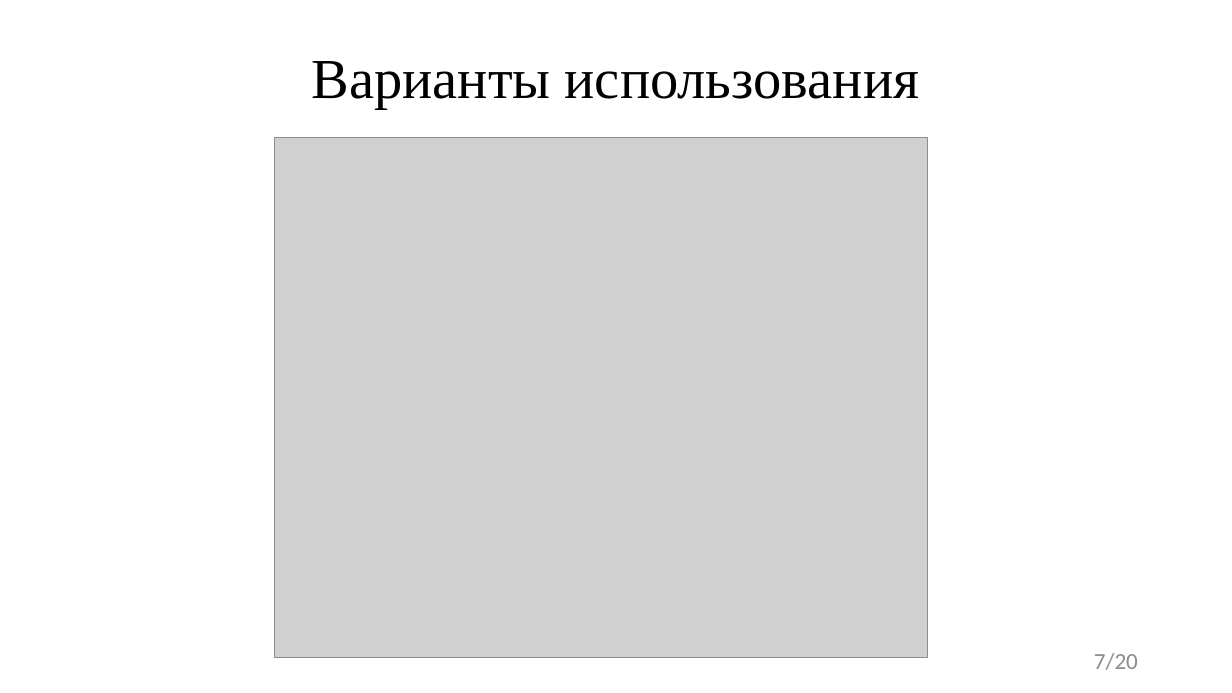
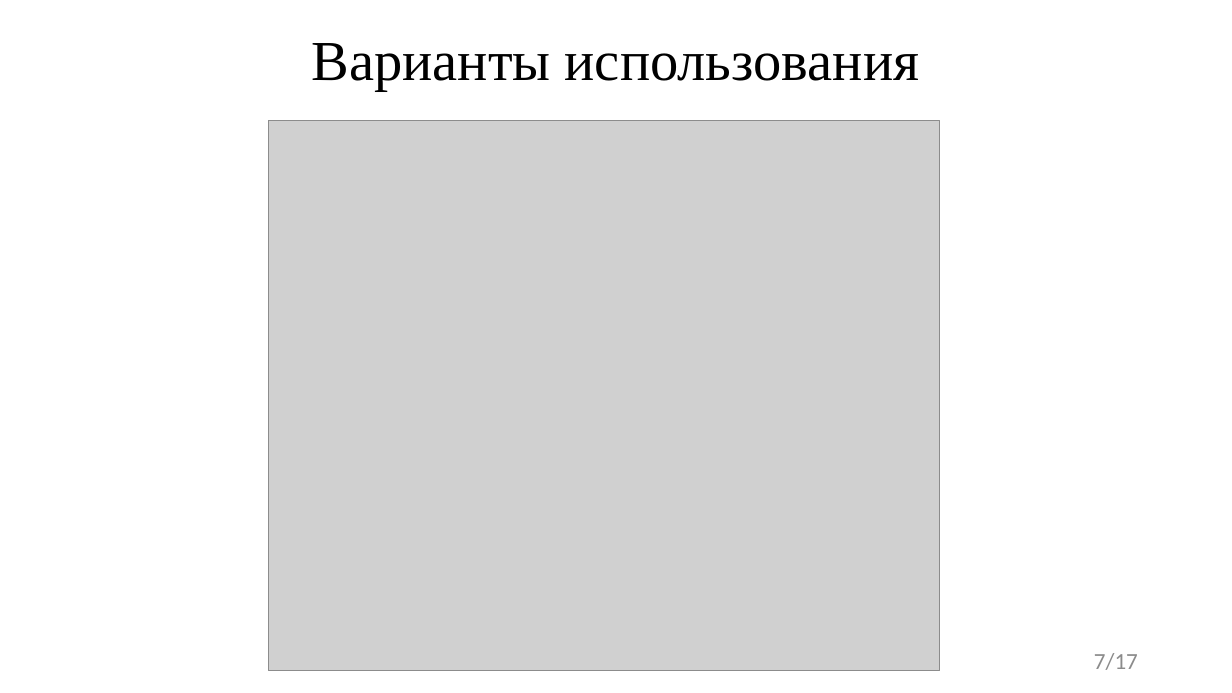
Before and after one commit to FaceMan01/Homework, a slide deck: slide 7 of Курсовая Работа/Презентация Курсовой Работы.pptx. Drawn at 1232x693 pixels with LibreOffice and Linux fonts; fonts in the diff are those of the drawing; grey boxes stand for pictures. Boxes give left, top, right and bottom in pixels: in the first picture for what was removed or moved away, otherwise in the second. Text is boxed around its words. In the diff, an @@ line names an element or a change of style, - is before the commit and + after.

```diff
--- a/Курсовая Работа/Презентация Курсовой Работы.pptx
+++ b/Курсовая Работа/Презентация Курсовой Работы.pptx
@@ title "Варианты использования": place and size @@
-title "Варианты использования" at bbox=[312, 61, 920, 109]
+title "Варианты использования" at bbox=[312, 43, 920, 91]
@@ picture: place and size @@
-picture at bbox=[274, 138, 927, 658]
+picture at bbox=[268, 120, 939, 671]
@@ page number at bbox=[1094, 653, 1138, 670]: text changed @@
-7/20
+7/17
```
Also in this commit, not shown: 8 other slides changed, 1 slide added, 13 other files.
